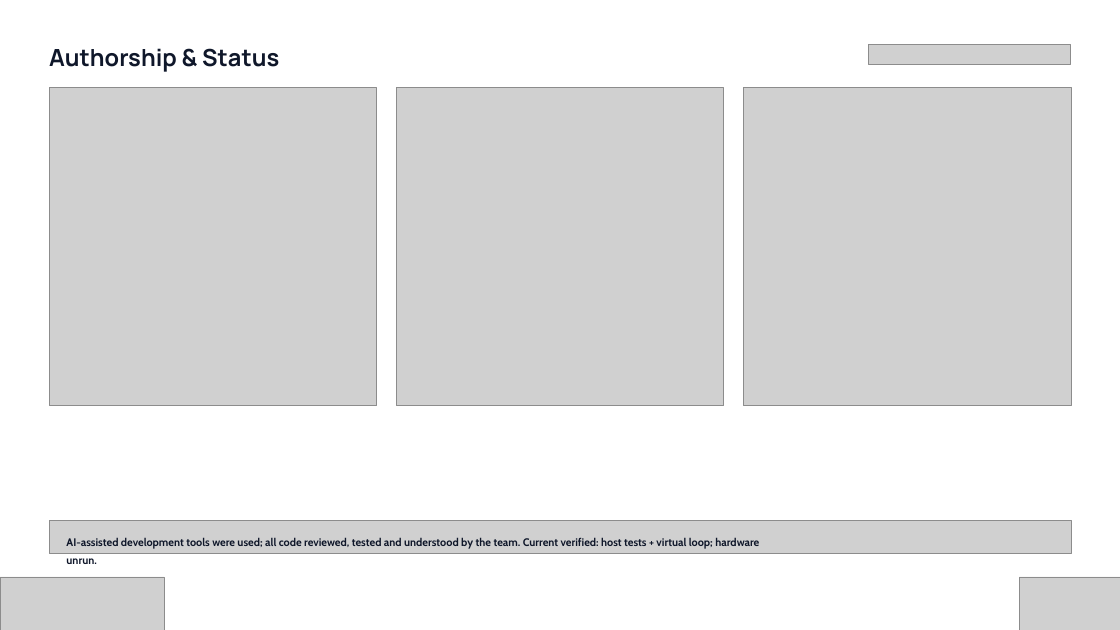
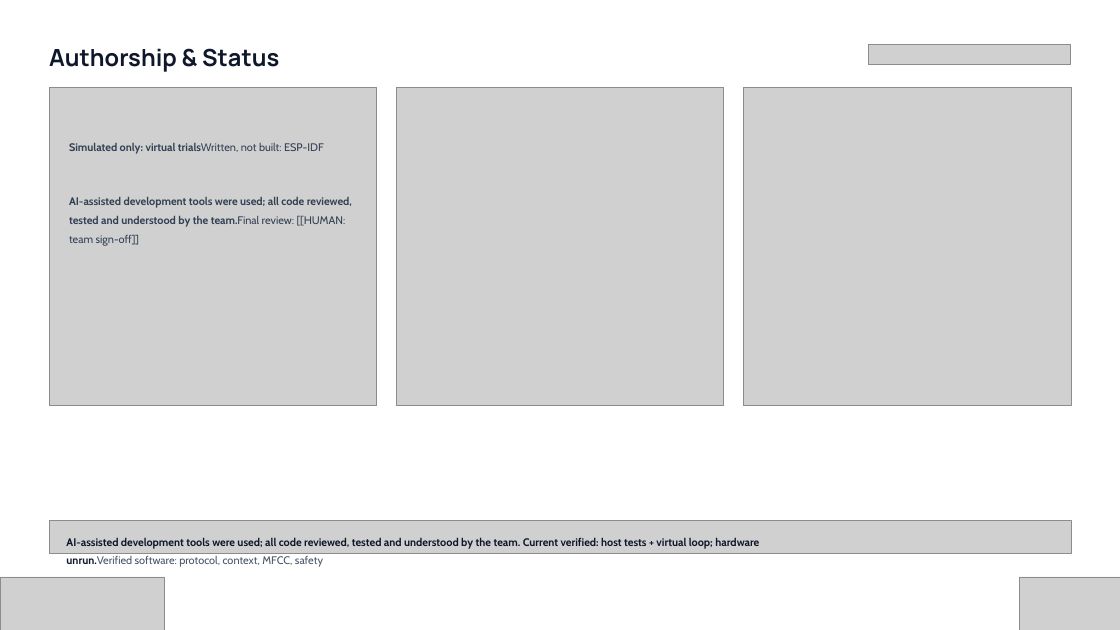
Before and after one commit to codeprabhu/VaaniCore, a slide deck: slide 18 of deck/out/Vishwakarma_Stage2_VaaniCore.pptx. Drawn at 1120x630 pixels with LibreOffice and Linux fonts; fonts in the diff are those of the drawing; grey boxes stand for pictures; background and template pictures are left out. Boxes give left, top, right and bottom in pixels: in the first picture for what was removed or moved away, otherwise in the second. Text is boxed around its words. In the diff, an @@ line names an element or a change of style, - is before the commit and + after.

```diff
--- a/deck/out/Vishwakarma_Stage2_VaaniCore.pptx
+++ b/deck/out/Vishwakarma_Stage2_VaaniCore.pptx
@@ text added at <box>69,143,324,153</box>, 9.4 pt, text #334155, bold @@
+Simulated only: virtual trialsWritten, not built: ESP-IDF
@@ text added at <box>69,197,352,246</box>, 9.4 pt, text #334155, bold @@
+AI-assisted development tools were used; all code reviewed, tested and understood by the team.Final review: [[HUMAN: team sign-off]]
@@ text at <box>66,537,759,567</box>: text changed @@
-AI-assisted development tools were used; all code reviewed, tested and understood by the team. Current verified: host tests + virtual loop; hardware unrun.
+AI-assisted development tools were used; all code reviewed, tested and understood by the team. Current verified: host tests + virtual loop; hardware unrun.Verified software: protocol, context, MFCC, safety
```
Also in this commit, not shown: 16 other slides changed, 2 other files.
